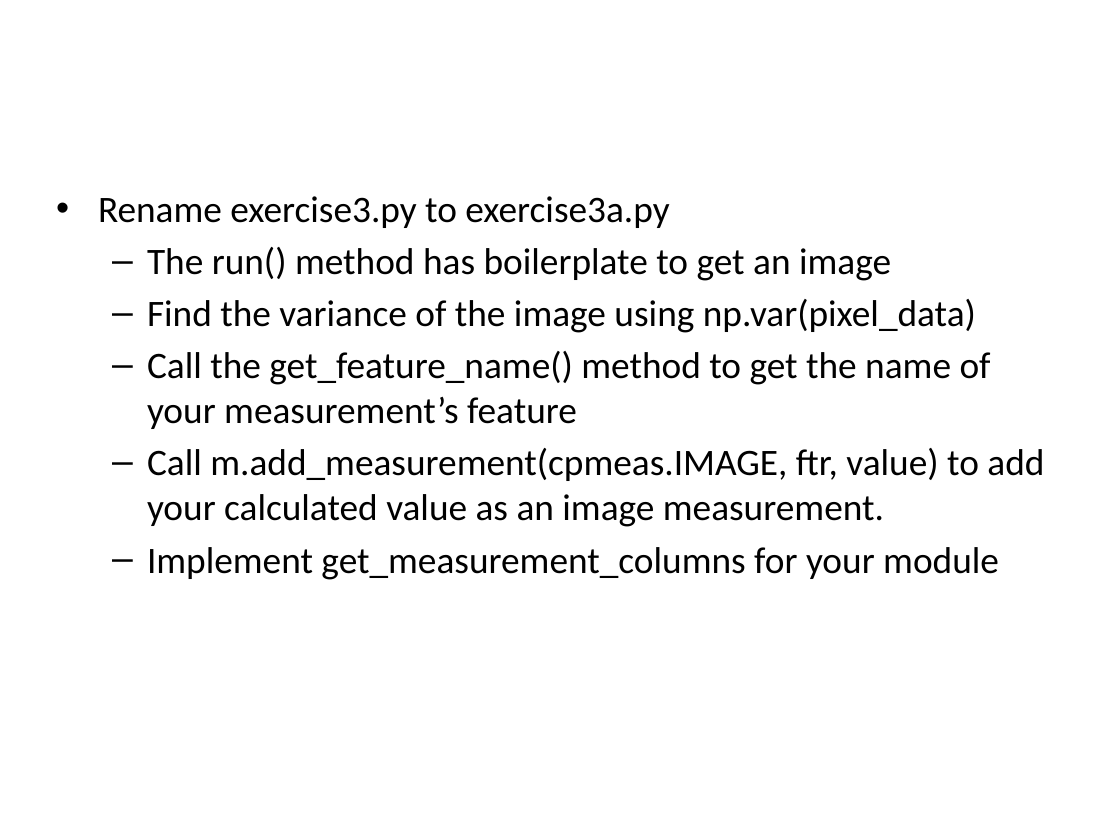
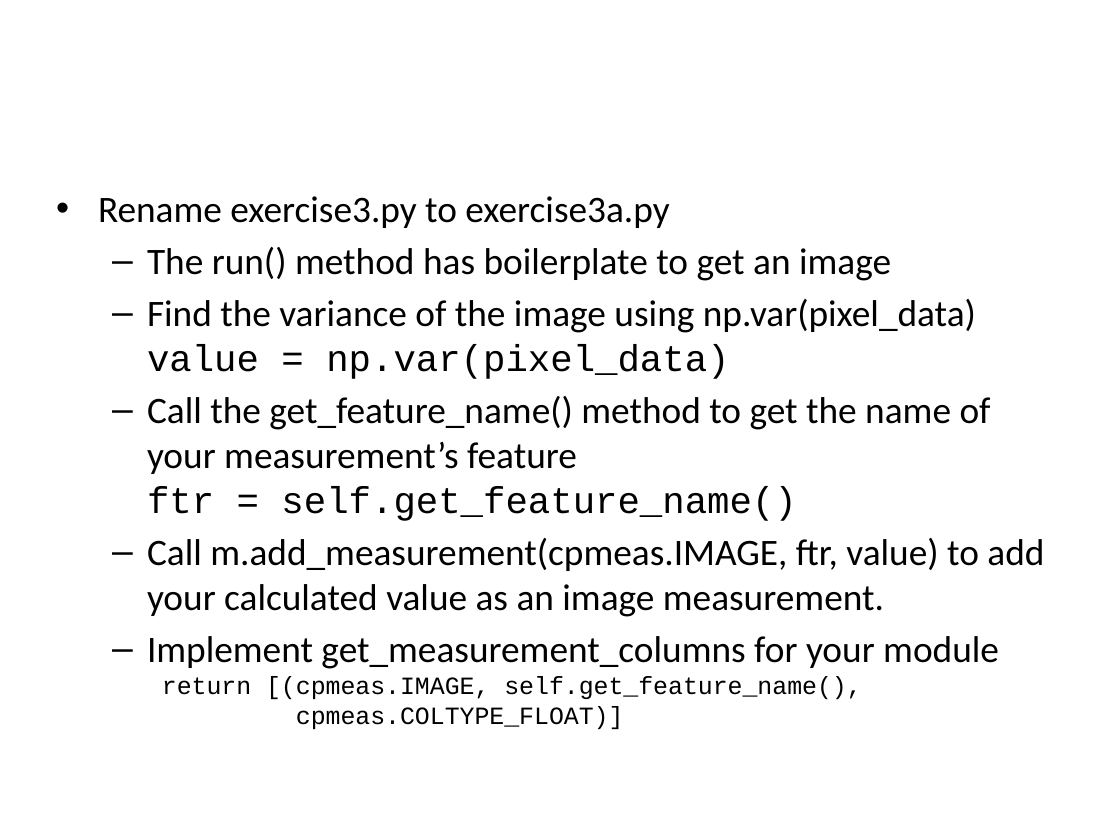
Before and after one commit to bethac07/tutorial, a slide deck: slide 20 of CellProfiler_Developer_Tutorial.pptx. Drawn at 1120x840 pixels with LibreOffice and Linux fonts; fonts in the diff are those of the drawing; background and template pictures are left out. Boxes give left, top, right and bottom in pixels: in the first picture for what was removed or moved away, otherwise in the second. Text is boxed around its words. In the diff, an @@ line names an element or a change of style, - is before the commit and + after.

```diff
--- a/CellProfiler_Developer_Tutorial.pptx
+++ b/CellProfiler_Developer_Tutorial.pptx
@@ text at [147, 299, 991, 521]: text changed @@
-  – Find the variance of the image using np.var(pixel_data)
-  – Call the get_feature_name() method to get the name of your measurement’s feature
+  – Find the variance of the image using np.var(pixel_data)
+    value = np.var(pixel_data)
+  – Call the get_feature_name() method to get the name of your measurement’s feature
+    ftr = self.get_feature_name()
@@ text at [147, 636, 999, 729]: text changed; size 24 to 16 pt; font Calibri to Courier New @@
-  – Implement get_measurement_columns for your module
+  – Implement get_measurement_columns for your module
+    return [(cpmeas.IMAGE, self.get_feature_name(),
+    cpmeas.COLTYPE_FLOAT)]
```
Also in this commit, not shown: 1 other slide changed.
